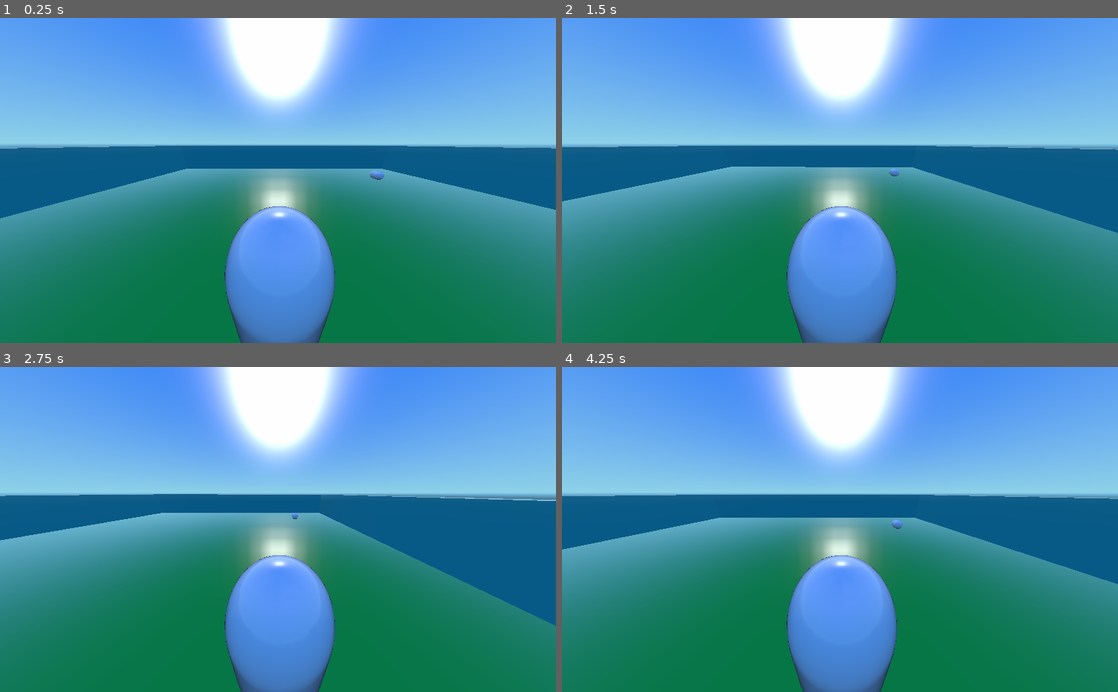
Above: before the commit, frames 1-4 (two rows, left to right).
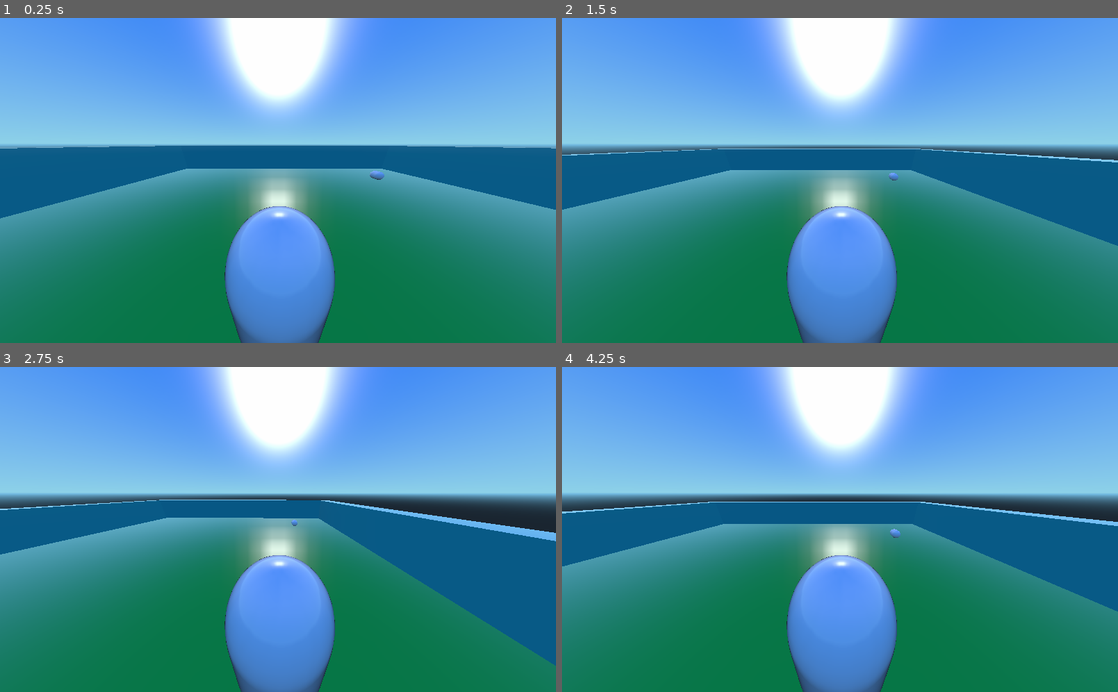
Above: after the commit, the same moments.

Repository: gorRgolem/wildjam_10-2018
Game: Godot game, scene res://Main.tscn
Same seed, same stepped clock (60 frames per second), same inputs: the game is played once before the commit and once after it.
Inputs:
- Up to frame 1 (0.25 s): no input
- Up to frame 2 (1.5 s): tap Enter at 0.5 s; hold Right (ui_right) 0.53-1.28 s; hold Space 0.53-1.28 s; hold Down (ui_down) from 1.28 s (still down); tap Space at 1.35 s
- Up to frame 3 (2.75 s): tap Space at 1.52, 1.82 s; release Down (ui_down) at 2.03 s; hold Right (ui_right) from 2.03 s (still down); hold Space from 2.03 s (still down)
- Up to frame 4 (4.25 s): release Right (ui_right) at 2.78 s; release Space at 2.78 s; hold Up (ui_up) 2.78-3.53 s; tap Space at 2.85, 3.02, 3.32 s; hold Left (ui_left) from 3.53 s (still down); hold Space from 3.53 s (still down)

The runs differ from the first frame. In frame 2, 3.7% of the frame differs, in the area x 0-100%, y 39-71%; in frame 3, 8.9%, in the area x 0-100%, y 39-92%; in frame 4, 7.7%.

Commit message:
Add player jump

Diff:
--- a/Player.gd
+++ b/Player.gd
@@ -12,7 +12,6 @@
 
 func _physics_process(delta):
 	direction = Vector3(0, 0, 0)
-
 	if Input.is_action_pressed("ui_left"):
 		direction.x -= 1
 	if Input.is_action_pressed("ui_right"):
@@ -24,6 +23,16 @@
 	direction = direction.normalized()
 	direction = direction * speed * delta
 
+	if velocity.y > 0:
+		gravity = -20
+	else:
+		gravity = -30
+
 	velocity.y += gravity * delta
+	velocity.x = direction.x
+	velocity.z = direction.z
 
-	move_and_slide(direction, Vector3(0, 1, 0))
+	velocity = move_and_slide(velocity, Vector3(0, 1, 0))
+
+	if is_on_floor() and Input.is_key_pressed(KEY_SPACE):
+		velocity.y = 5.5
